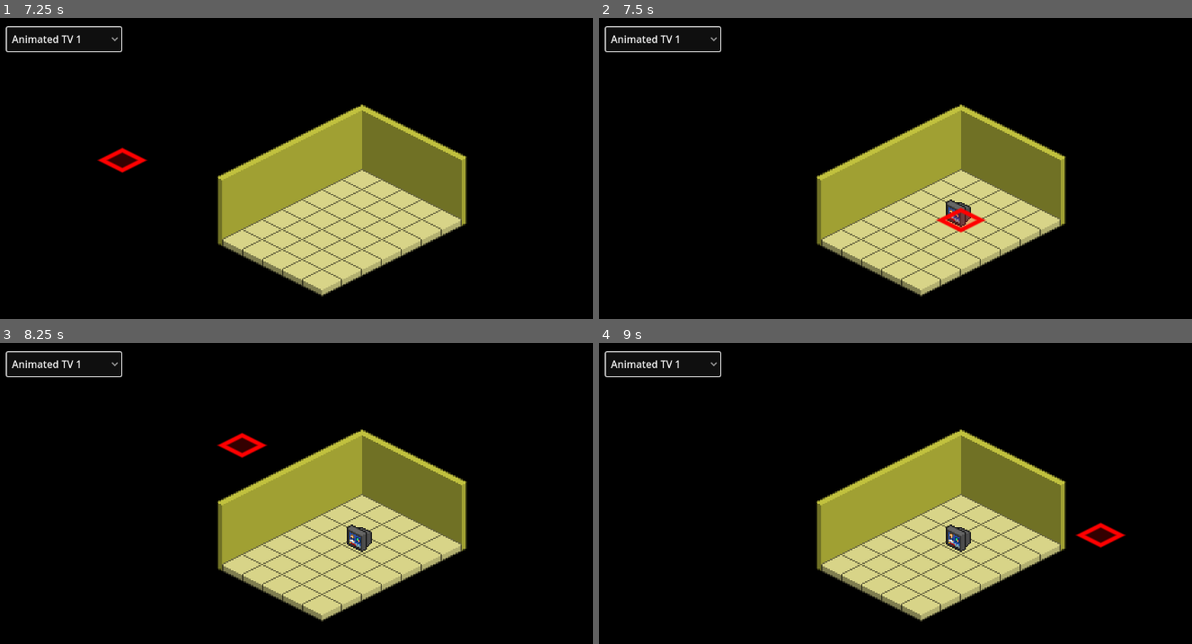
Above: before the commit, frames 1-4 (two rows, left to right).
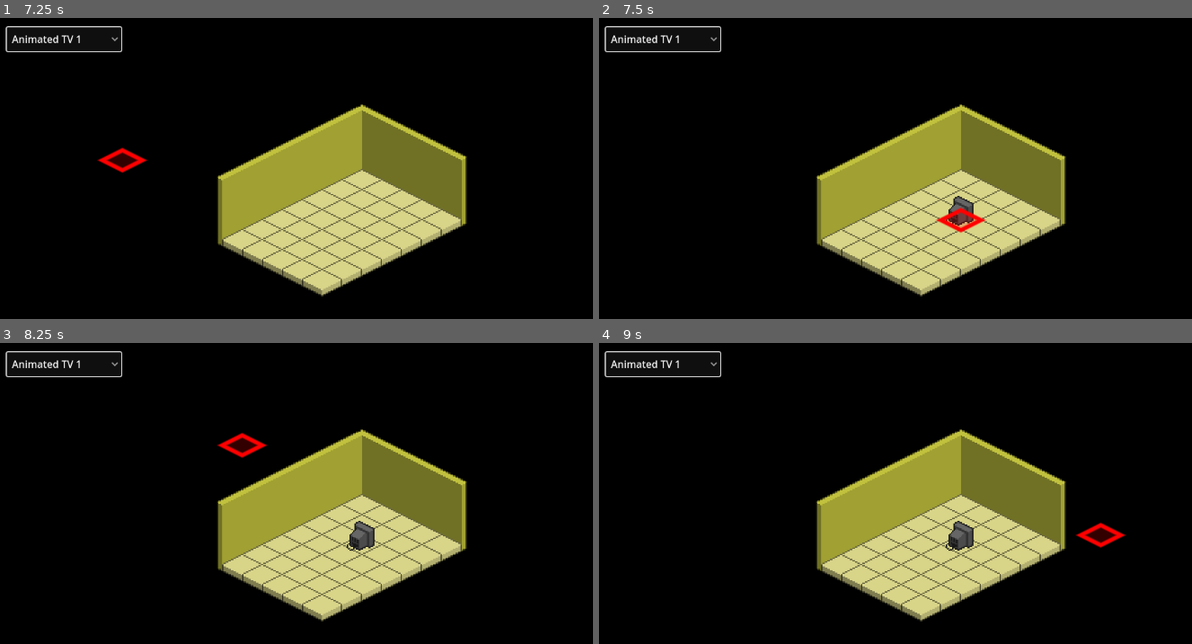
Above: after the commit, the same moments.

Repository: Dowsley/hotel
Game: Godot game, scene res://scenes/main.tscn
Same seed, same stepped clock (60 frames per second), same inputs: the game is played once before the commit and once after it.
Inputs (mouse positions are in pixels of both pictures, inside the frame that each line leads up to):
- Up to frame 1 (7.25 s): click "Animated TV 1" at 0.5 s; click "Animated TV 1" at 1.25 s; click "Animated TV 1" at 2 s; tap Enter at 2.75, 4.25, 5.75 s; move the mouse to (504, 198) at 2.77 s; tap R (furni_rotate, bound only after the commit) every 0.75 s from 2.85 to 6.6 s; click (504, 198) at 2.92 s; tap Space at 3.5, 5, 6.5 s; move the mouse to (201, 240) at 3.52 s; click (201, 240) at 3.67 s; move the mouse to (415, 132) at 4.27 s; click (415, 132) at 4.42 s; move the mouse to (308, 300) at 5.02 s; click (308, 300) at 5.17 s; move the mouse to (557, 279) at 5.77 s; click (557, 279) at 5.92 s; move the mouse to (130, 159) at 6.52 s; click (130, 159) at 6.67 s
- Up to frame 2 (7.5 s): move the mouse to (978, 219) at 7.27 s; tap R (furni_rotate, bound only after the commit) at 7.35 s; click (978, 219) at 7.42 s
- Up to frame 3 (8.25 s): move the mouse to (237, 445) at 8.02 s; tap R (furni_rotate, bound only after the commit) at 8.1 s; click (237, 445) at 8.17 s
- Up to frame 4 (9 s): move the mouse to (1103, 523) at 8.77 s; tap R (furni_rotate, bound only after the commit) at 8.85 s; click (1103, 523) at 8.92 s

Frame 1 is identical in both runs. In frame 2, 0.2% of the frame differs, in the area x 58-64%, y 59-70%; in frame 3, 0.3%; in frame 4, 0.3%.

Commit message:
Rotation

Diff:
--- a/project.godot
+++ b/project.godot
@@ -30,6 +30,14 @@
 
 project/assembly_name="hotel"
 
+[input]
+
+furni_rotate={
+"deadzone": 0.2,
+"events": [Object(InputEventKey,"resource_local_to_scene":false,"resource_name":"","device":-1,"window_id":0,"alt_pressed":false,"shift_pressed":false,"ctrl_pressed":false,"meta_pressed":false,"pressed":false,"keycode":0,"physical_keycode":82,"key_label":0,"unicode":114,"location":0,"echo":false,"script":null)
+]
+}
+
 [rendering]
 
 textures/canvas_textures/default_texture_filter=0
--- a/scenes/main.tscn
+++ b/scenes/main.tscn
@@ -6,11 +6,9 @@
 
 [node name="Main" type="Node2D" node_paths=PackedStringArray("curr_room")]
 script = ExtResource("1_eldj0")
-furni_types_path = null
 curr_room = NodePath("BasicRoom")
 min_zoom = 0.2
 max_zoom = 10.0
-zoom_step = null
 
 [node name="BG" type="TextureRect" parent="."]
 visible = false
--- a/src/core/furni_sprite.gd
+++ b/src/core/furni_sprite.gd
@@ -66,3 +66,14 @@
 	current_rotation_frame = next_rotation
 
 	return current_rotation_frame
+
+
+## Returns the area in which that furni extends to.
+## Applies rotation
+func get_area_extends_by() -> Vector2i:
+	var r := type.area_extends_by
+	if current_rotation_frame % 2 == 1:
+		var temp := r.y
+		r.y = -r.x
+		r.x = -temp
+	return r
--- a/src/main.gd
+++ b/src/main.gd
@@ -68,9 +68,6 @@
 		elif event.button_index == MOUSE_BUTTON_RIGHT:
 			remove_furniture_at_mouse()
 
-	if event is InputEventKey and event.pressed and event.keycode == KEY_R:
-		rotate_ghost_furniture()
-
 	if event is InputEventMouseButton:
 		if event.pressed:
 			if event.button_index == MOUSE_BUTTON_WHEEL_UP:
@@ -88,6 +85,10 @@
 		hovered_tile = new_hovered_tile
 
 		# Update ghost and grid marker in the room
+		curr_room.update_ghost_at_tile(ghost_furni, hovered_tile)
+
+	if Input.is_action_just_pressed("furni_rotate"):
+		rotate_ghost_furniture()
 		curr_room.update_ghost_at_tile(ghost_furni, hovered_tile)
 
 
--- a/src/rooms/room.gd
+++ b/src/rooms/room.gd
@@ -43,7 +43,6 @@
 ## Updates ghost furniture visibility based on current hover position
 func update_ghost_at_tile(ghost: FurniSprite, tile_pos: Vector2i) -> void:
 		var can_place_tile := true
-
 		var positions_to_occupy := get_positions_furni_will_occupy(tile_pos, ghost)
 		var n_positions := positions_to_occupy.size()
 		var n_grid_markers := grid_marker_pool.size()
@@ -135,7 +134,7 @@
 ## Better to consolidate logic here, even if it's "slow"
 func get_positions_furni_will_occupy(curr_tile_pos: Vector2i, furni: FurniSprite) -> Array[Vector2i]:
 	var bound_start := curr_tile_pos
-	var bound_end := curr_tile_pos + furni.type.area_extends_by
+	var bound_end := curr_tile_pos + furni.get_area_extends_by()
 	var x_start: int = min(bound_start.x, bound_end.x)
 	var x_end: int = max(bound_start.x, bound_end.x)
 	var y_start: int = min(bound_start.y, bound_end.y)
Not shown, changed: README.md
